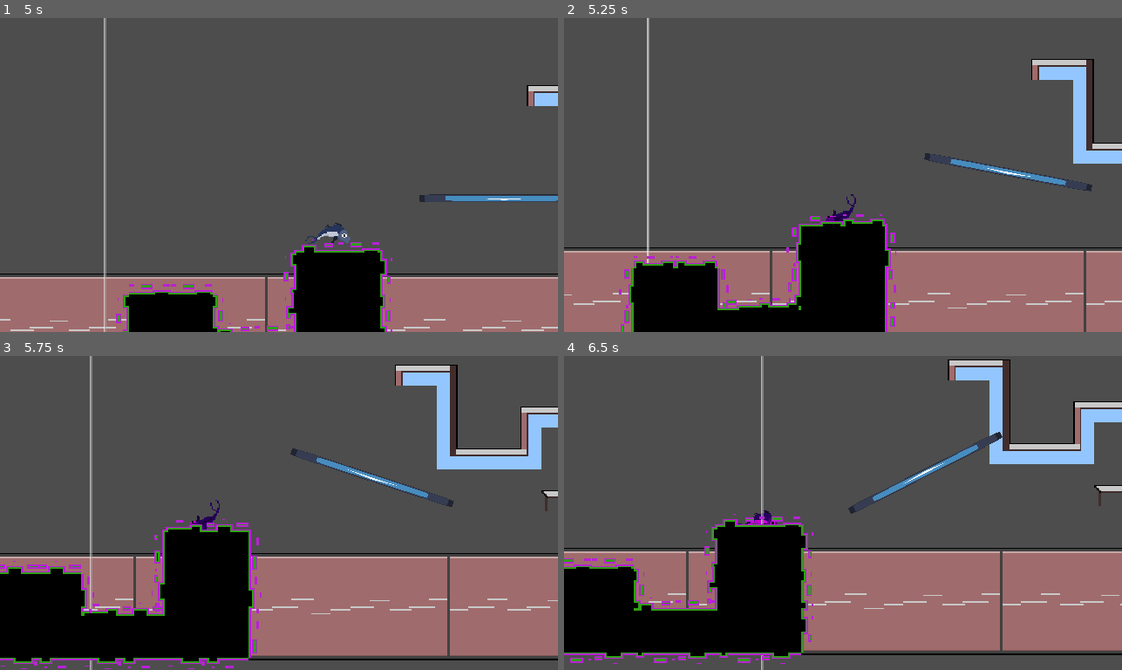
Above: before the commit, frames 1-4 (two rows, left to right).
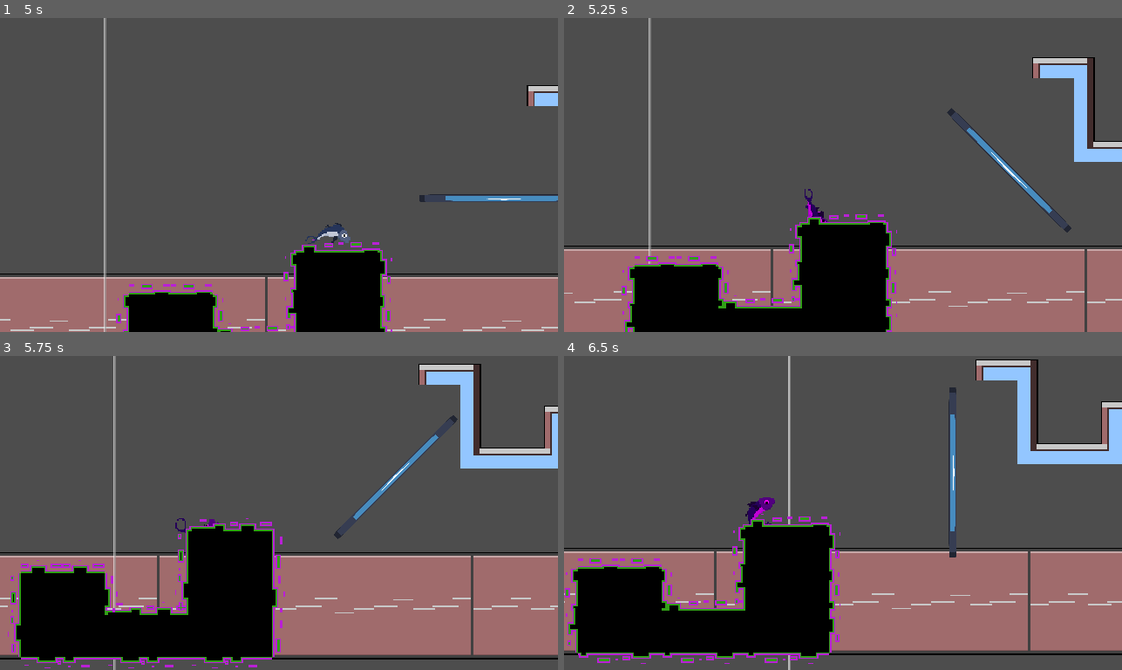
Above: after the commit, the same moments.

Repository: SomeToffee/Lets_Go_Phishing
Game: Godot game, scene res://scenes/music level/music_program_level.tscn
Same seed, same stepped clock (60 frames per second), same inputs: the game is played once before the commit and once after it. This scene is started directly instead of the project's main scene. The engine's default icon, where the game draws it, is replaced by a stand-in: a white triangle on a blue panel in a dark square.
Inputs:
- Up to frame 1 (5 s): hold Right (right) 0.53-2.03 s; tap X (bold) at 0.6, 2.1, 3.6 s; tap Space (jump) at 0.77, 1.52, 3.02, 3.77, 4.52 s; tap Z (dash) at 1.35, 2.85, 4.35 s; hold Left (left) 2.03-4.28 s; hold Right (right) from 4.28 s (still down)
- Up to frame 2 (5.25 s): keep holding Right (right); tap X (bold) at 5.1 s
- Up to frame 3 (5.75 s): keep holding Right (right)
- Up to frame 4 (6.5 s): keep holding Right (right); tap Z (dash) at 5.85 s; tap Space (jump) at 6.02 s

Frame 1 is identical in both runs. In frame 2, 6.5% of the frame differs, in the area x 0-100%, y 0-100%; in frame 3, 15%; in frame 4, 14%.
Error before the commit: Parse Error: Expected indented block after function declaration. (res://global.gd:11)

Commit message:
save points function again

Diff:
--- a/phishing 4.0/global.gd
+++ b/phishing 4.0/global.gd
@@ -1,11 +1,11 @@
 extends Node2D
 
 
-var music_spawn_point = Vector2(315, 180)
+var music_spawn_point = Vector2(0, 0)
 
 # Called every frame. 'delta' is the elapsed time since the previous frame.
 func update_spawn(new_spawn_point):
 	music_spawn_point = new_spawn_point
 
 
-func _physics_process(delta):
+#func _physics_process(delta):
--- a/phishing 4.0/save_point.gd
+++ b/phishing 4.0/save_point.gd
@@ -7,3 +7,4 @@
 func _on_area_2d_body_entered(body):
 	if body.name == "Player":
 		global.update_spawn(self.global_position)
+		print(global.music_spawn_point)
--- a/phishing 4.0/scenes/music level/music_program_level.tscn
+++ b/phishing 4.0/scenes/music level/music_program_level.tscn
@@ -8,6 +8,7 @@
 [ext_resource type="Texture2D" uid="uid://b2cv57ym4dkdx" path="res://icon.svg" id="6_fyg2a"]
 [ext_resource type="PackedScene" uid="uid://cyv64eyqamue4" path="res://scenes/platforms/tile_maps.tscn" id="7_anw5m"]
 [ext_resource type="PackedScene" uid="uid://bxn0nfmbirlds" path="res://scenes/platforms/rotating hazard.tscn" id="8_ke1lc"]
+[ext_resource type="PackedScene" uid="uid://bn7wtkca1pr3x" path="res://scenes/global/save_point.tscn" id="9_q561o"]
 
 [sub_resource type="Animation" id="Animation_306cq"]
 length = 0.001
@@ -581,6 +582,12 @@
 [node name="rotating hazard" parent="." instance=ExtResource("8_ke1lc")]
 position = Vector2(222.667, 630.667)
 
+[node name="AnimatableBody2D" parent="rotating hazard" index="0"]
+rotation = 0.0
+
+[node name="save_point" parent="." instance=ExtResource("9_q561o")]
+position = Vector2(471.333, 666)
+
 [connection signal="animation_finished" from="AnimationPlayer" to="." method="_on_animation_player_animation_finished"]
 
 [editable path="Node2D/tile_sets"]
--- a/phishing 4.0/scenes/platforms/rotating hazard.tscn
+++ b/phishing 4.0/scenes/platforms/rotating hazard.tscn
@@ -1,6 +1,9 @@
 [gd_scene load_steps=6 format=3 uid="uid://bxn0nfmbirlds"]
 
 [ext_resource type="Texture2D" uid="uid://b2cv57ym4dkdx" path="res://icon.svg" id="1_rk41t"]
+
+[sub_resource type="Animation" id="Animation_hhwjv"]
+length = 0.001
 
 [sub_resource type="Animation" id="Animation_5u6ex"]
 resource_name = "rotating"
@@ -19,9 +22,6 @@
 "values": [0.0, 6.28319]
 }
 
-[sub_resource type="Animation" id="Animation_hhwjv"]
-length = 0.001
-
 [sub_resource type="AnimationLibrary" id="AnimationLibrary_aswb8"]
 _data = {
 "RESET": SubResource("Animation_hhwjv"),
@@ -34,7 +34,7 @@
 [node name="rotating hazard" type="Node2D"]
 
 [node name="AnimatableBody2D" type="Node2D" parent="."]
-rotation = 3.63994
+rotation = 0.677611
 
 [node name="AnimationPlayer" type="AnimationPlayer" parent="AnimatableBody2D"]
 root_node = NodePath("../..")
@@ -56,6 +56,5 @@
 
 [node name="CollisionShape2D2" type="CollisionShape2D" parent="AnimatableBody2D/Sprite2D/Area2D"]
 position = Vector2(-5.72205e-06, -7.10543e-15)
-scale = Vector2(1, 1)
 shape = SubResource("RectangleShape2D_mgjcr")
 debug_color = Color(0.984314, 0, 0.32549, 0.419608)
--- a/phishing 4.0/scenes/player/Player.gd
+++ b/phishing 4.0/scenes/player/Player.gd
@@ -251,13 +251,13 @@
 	Engine.time_scale = 1
 func getting_hit():
 	if invincible == false:
-		HP = HP - 0.1
+		HP = HP - 1
 		print(HP)
 		invincible = true
 
 
 		if HP > 0:
-			frame_freeze(0.05, 1)
+			frame_freeze(0.005, 0.5)
 			hit_lock = true
 			var knock_back = 400
 			if direction.x > 0:
@@ -271,7 +271,8 @@
 			await get_tree().create_timer(0.5).timeout
 			hit_lock = false
 		if HP < 1:
-			position = global.music_spawn_point
+
+			self.global_position = global.music_spawn_point
 			HP = 3
 	await get_tree().create_timer(1.5).timeout
 	invincible = false
Not shown: 1 places in phishing 4.0/scenes/music level/music_program_level.tscn that only renumber resources
